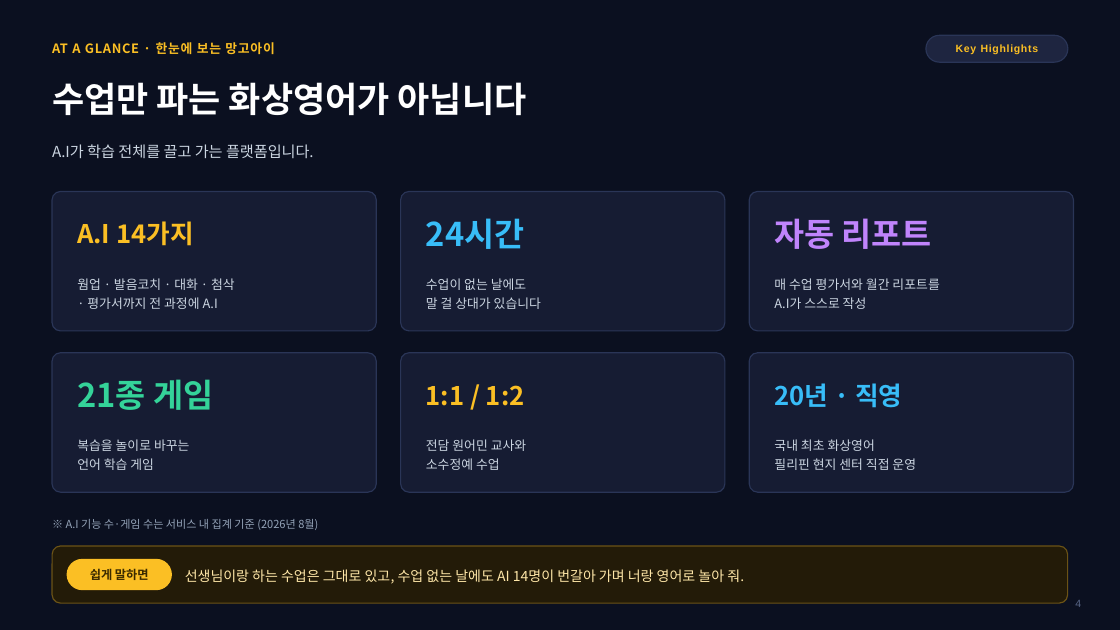
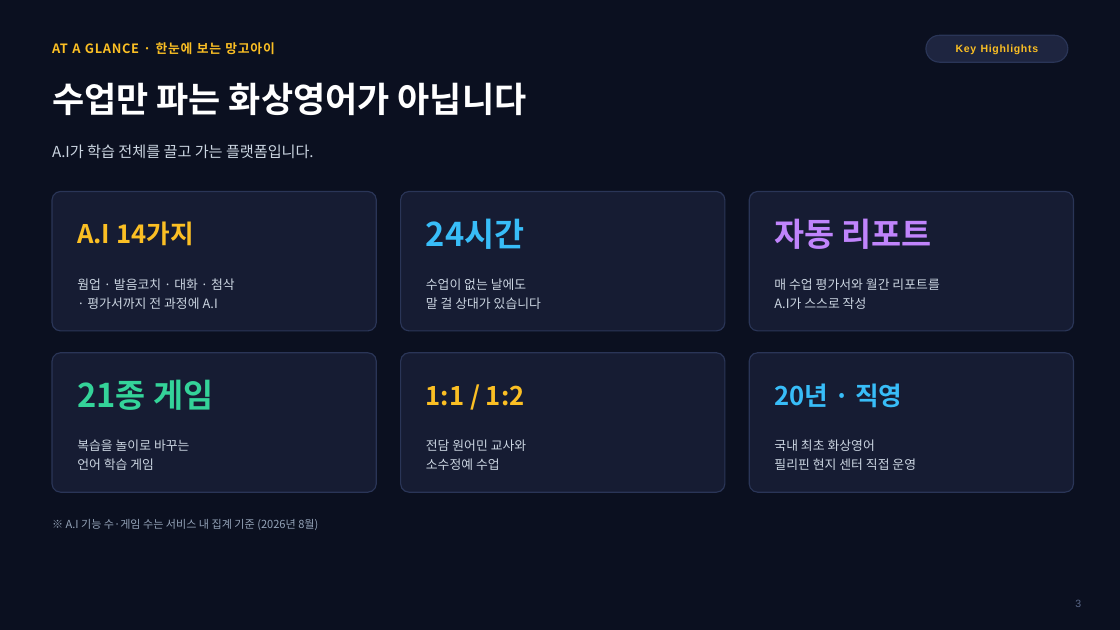
Before and after one commit to navy111p-sudo/mangoiweb, a slide deck: slide 3 of docs/MANGO_AI_안내_통합본_2026-08-17.pptx (slide 4 before the commit). Drawn at 1120x630 pixels with LibreOffice and Linux fonts; fonts in the diff are those of the drawing; background and template pictures are left out. Boxes give left, top, right and bottom in pixels: in the first picture for what was removed or moved away, otherwise in the second. Text is boxed around its words. In the diff, an @@ line names an element or a change of style, - is before the commit and + after.

```diff
--- a/docs/MANGO_AI_안내_통합본_2026-08-17.pptx
+++ b/docs/MANGO_AI_안내_통합본_2026-08-17.pptx
@@ rounded rectangle removed at (52, 546, 1068, 603) @@
@@ rounded rectangle removed at (67, 560, 171, 590) @@
@@ text removed at (90, 568, 149, 580) @@
-쉽게 말하면
@@ text removed at (185, 569, 744, 584) @@
-선생님이랑 하는 수업은 그대로 있고, 수업 없는 날에도 AI 14명이 번갈아 가며 너랑 영어로 놀아 줘.
@@ text at (1075, 600, 1081, 607): text changed @@
-4
+3
```
Also in this commit, not shown: 34 other slides changed, 6 slides removed.
